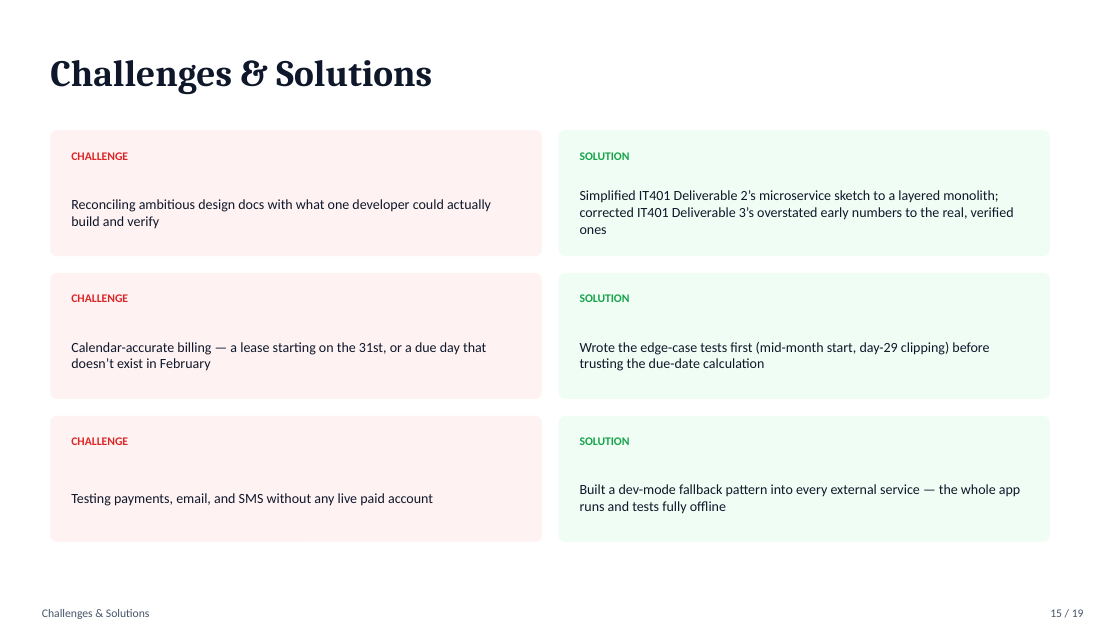
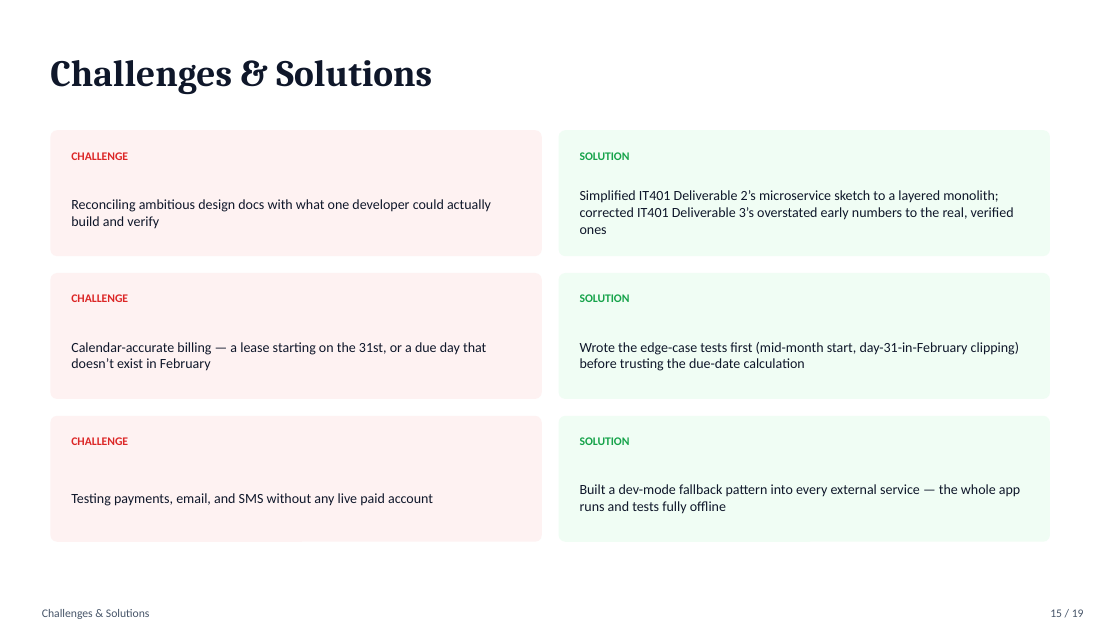
Before and after one commit to Abdur-lab/github-slideshow, a slide deck: slide 15 of docs/ABDURRAHMAAN_IT402_DEL_3_PRESENTATION.pptx. Drawn at 1120x630 pixels with LibreOffice and Linux fonts; fonts in the diff are those of the drawing. Boxes give left, top, right and bottom in pixels: in the first picture for what was removed or moved away, otherwise in the second. Text is boxed around its words. In the diff, an @@ line names an element or a change of style, - is before the commit and + after.

```diff
--- a/docs/ABDURRAHMAAN_IT402_DEL_3_PRESENTATION.pptx
+++ b/docs/ABDURRAHMAAN_IT402_DEL_3_PRESENTATION.pptx
@@ text at bbox=[580, 342, 1019, 371]: text changed @@
-Wrote the edge-case tests first (mid-month start, day-29 clipping) before trusting the due-date calculation
+Wrote the edge-case tests first (mid-month start, day-31-in-February clipping) before trusting the due-date calculation
```
Also in this commit, not shown: 5 other slides changed, 7 other files.
